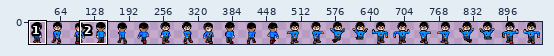
Two states of a sprite sheet, graphics/sprite-blue-shirt-beard.png. The first picture is a wide view before the edit; the outline marks the close-up.
Close-up. Before the commit:
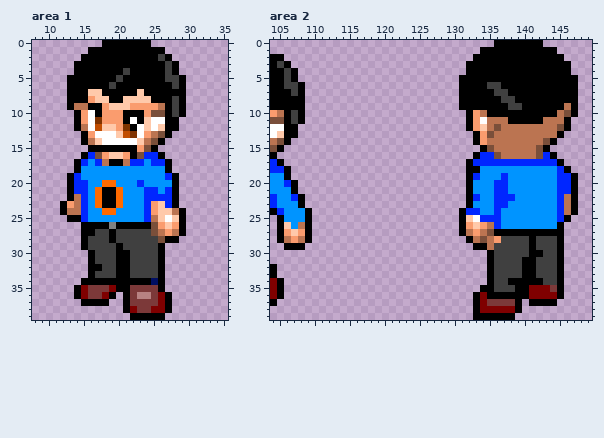
The file is 960x40 pixels. Pixels under 10% opacity are left out. Colours within 5 levels of each other are drawn and written as one. Shown: area 1: x 8..35, y 0..39; area 2: x 104..149, y 0..39. The wide view leaves out empty margins.
After:
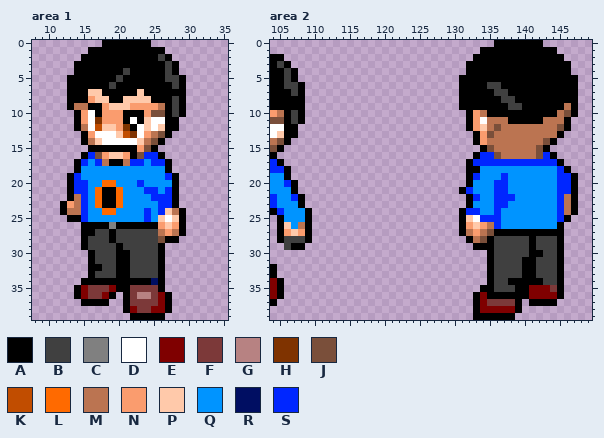
Palette (. is transparent): A #000000  B #404040  C #808080  D #ffffff  E #7f0000  F #7c3939  G #b78282  H #7f3300  J #7a4f3a  K #c14d00  L #ff6a00  M #bb7451  N #fa9c6e  P #ffc9aa  Q #0094ff  R #000e62  S #0026ff
From old to new:
Area 1:
y 22: x 24 S -> Q
y 23: x 24..26 SNP -> QQS
y 24: x 25..26 NP -> QS
y 25: x 25 M -> Q
y 26: x 25 J -> A
y 27: x 25 J -> B
Area 2:
y 21: x 131..132 .A -> AS
y 28: x 106..108 MNM -> BBB; x 135..136 MN -> AB
y 29: x 106 A -> B; x 135 M -> A
Where, in picture pixels (left, top, right, bottom), the same in both close-ups:
changed: (144, 194, 165, 236)
changed: (459, 187, 473, 194)
changed: (284, 236, 305, 250)
changed: (487, 236, 501, 250)
